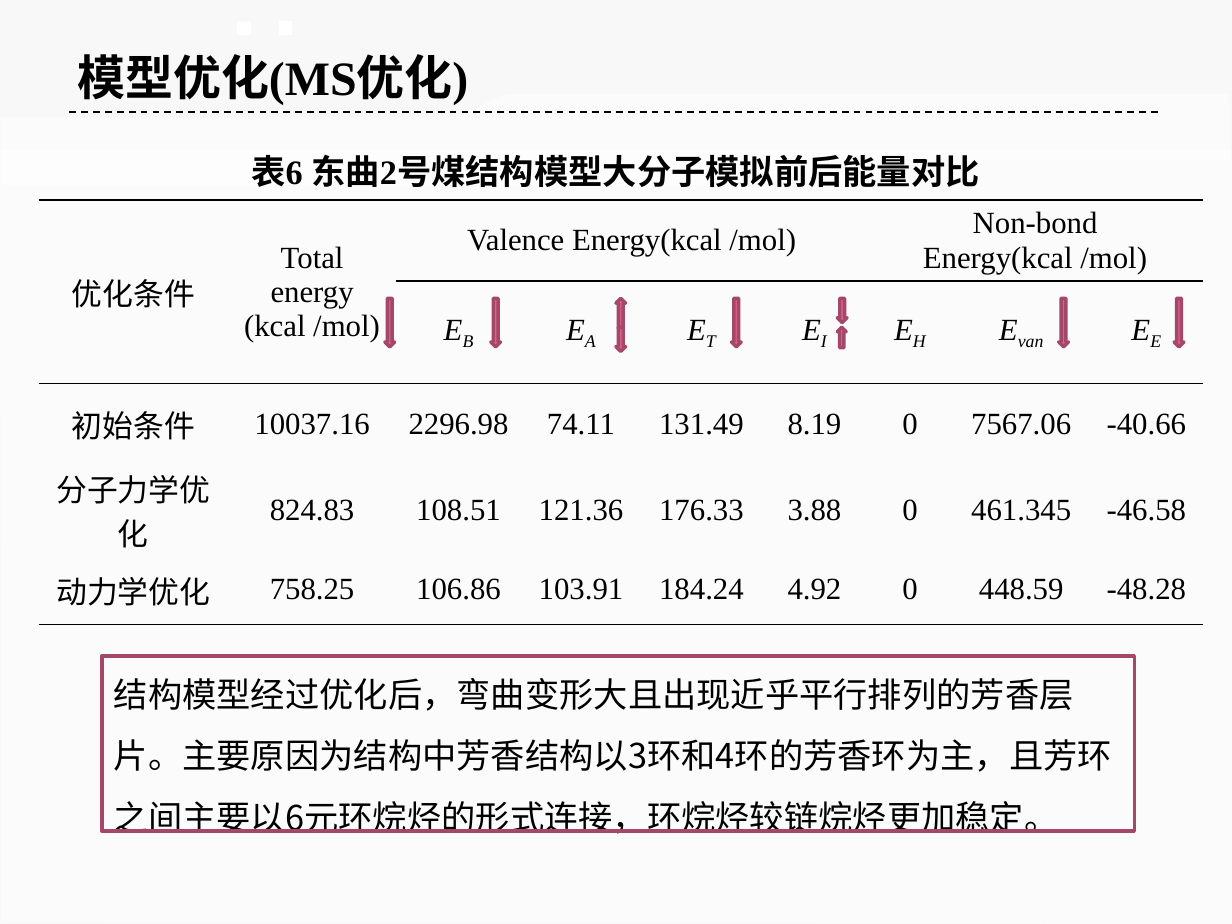
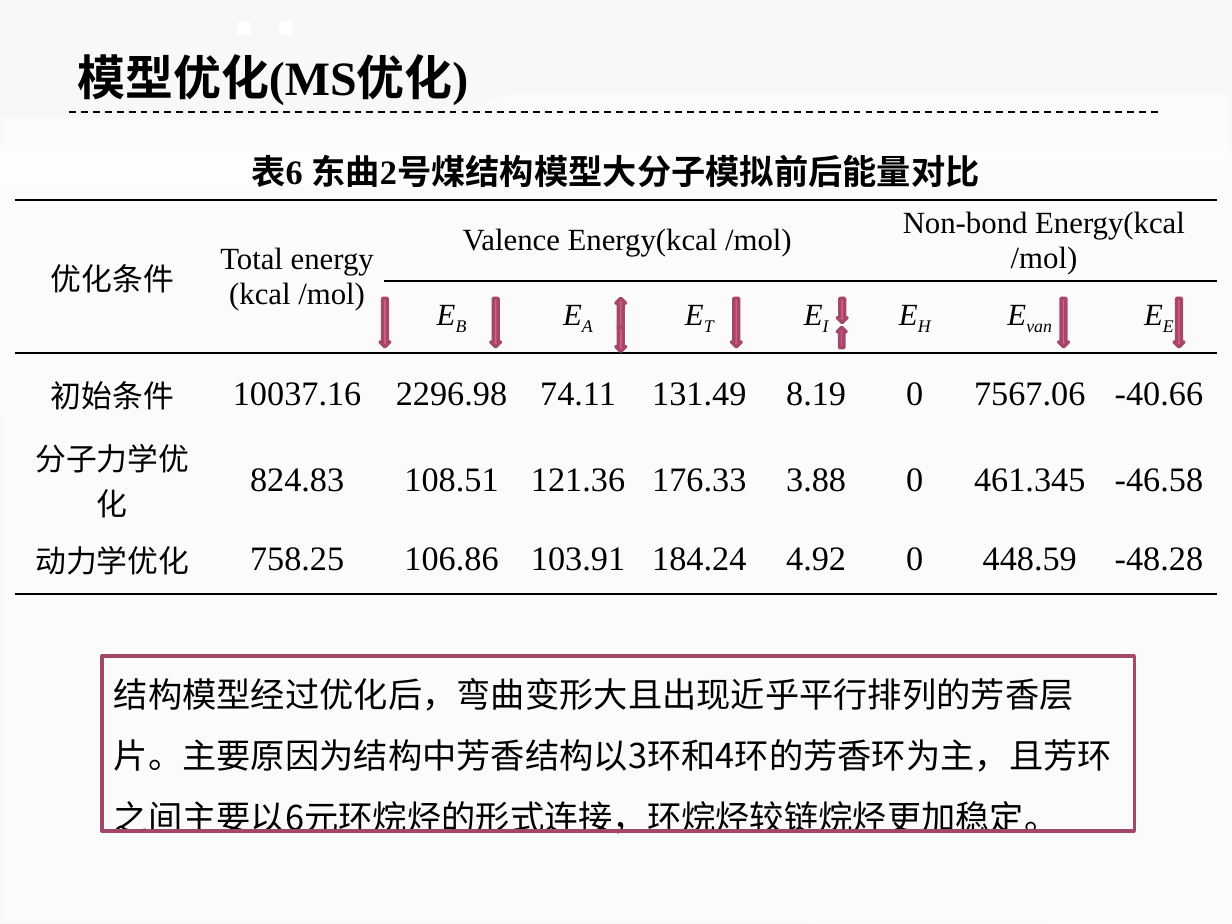
Before and after one commit to ilvcr/GraduationProject, a slide deck: slide 21 of ppt/yoghourtppt.pptx. Drawn at 1232x924 pixels with LibreOffice and Linux fonts; fonts in the diff are those of the drawing. Boxes give left, top, right and bottom in pixels: in the first picture for what was removed or moved away, otherwise in the second. Text is boxed around its words. In the diff, an @@ line names an element or a change of style, - is before the commit and + after.

```diff
--- a/ppt/yoghourtppt.pptx
+++ b/ppt/yoghourtppt.pptx
@@ table at (15,200,1218,586) @@
@@ size 18 to 20 pt in "10037.16", "2296.98", "74.11", "131.49" and 20 more places @@
@@ table: place and size @@
-table at (38,200,1204,610)
+table at (15,200,1218,586)
```
Also in this commit, not shown: 5 other slides changed.
